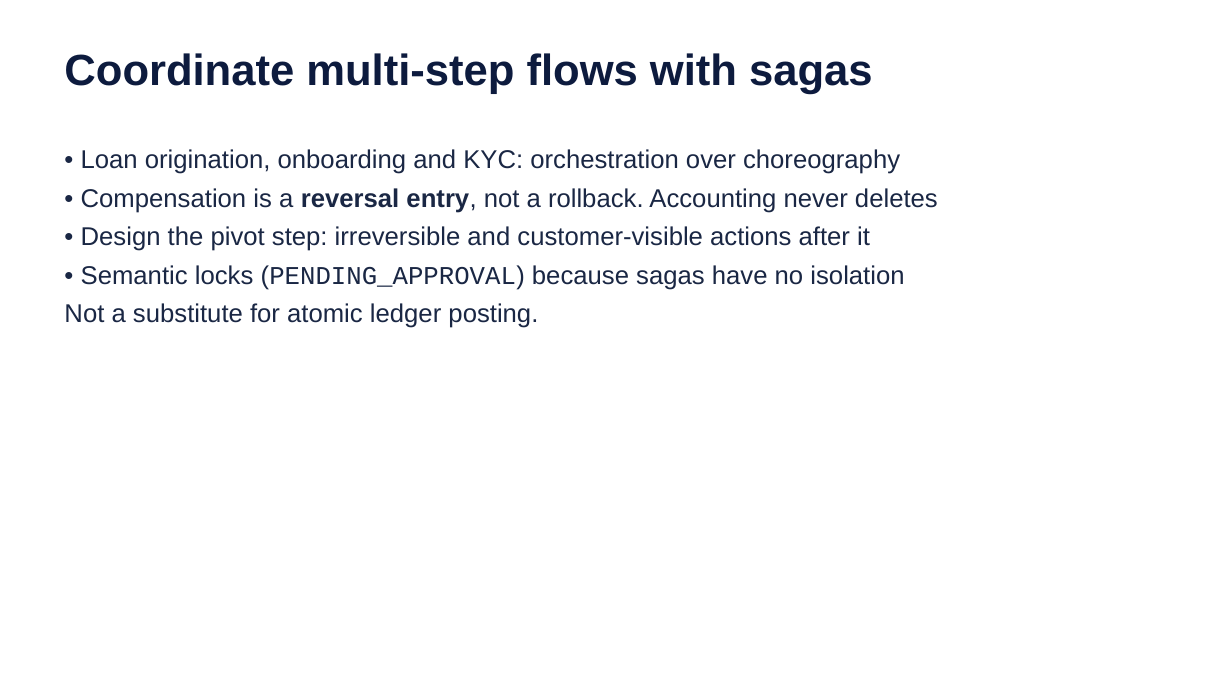
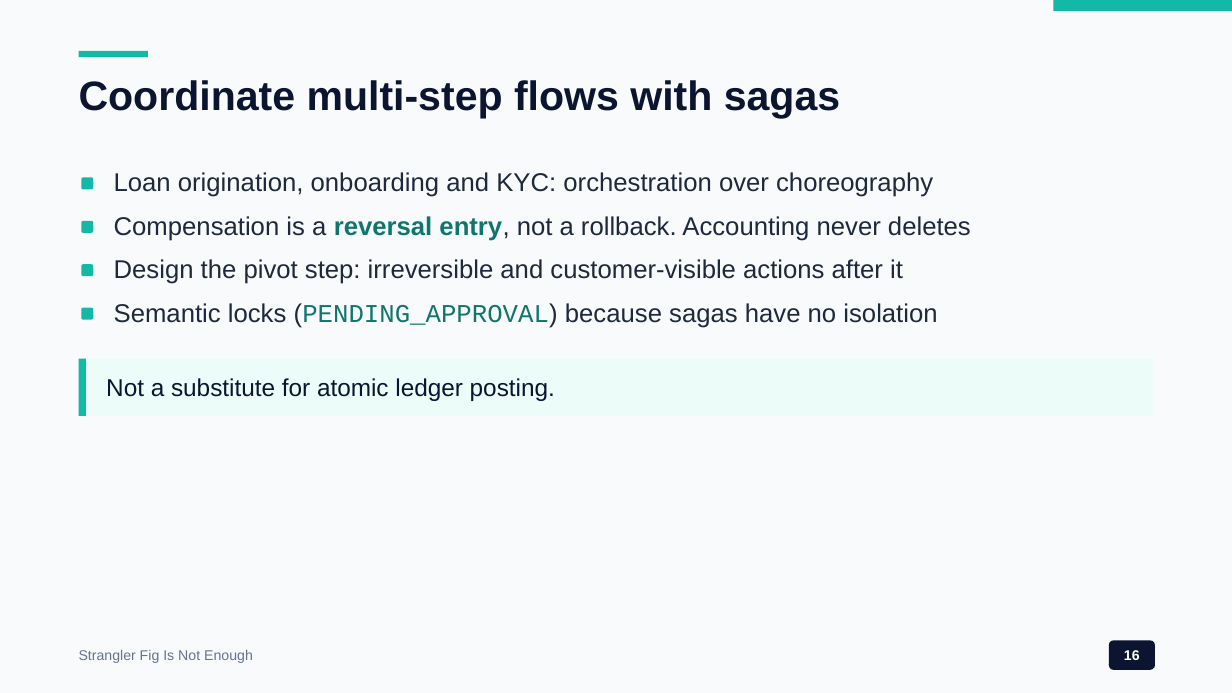
Before and after one commit to wallaceespindola/legacy-modernization-patterns, a slide deck: slide 16 of docs/presentations/legacy-modernization-patterns.pptx. Drawn at 1232x693 pixels with LibreOffice and Linux fonts; fonts in the diff are those of the drawing. Boxes give left, top, right and bottom in pixels: in the first picture for what was removed or moved away, otherwise in the second. Text is boxed around its words. In the diff, an @@ line names an element or a change of style, - is before the commit and + after.

```diff
--- a/docs/presentations/legacy-modernization-patterns.pptx
+++ b/docs/presentations/legacy-modernization-patterns.pptx
@@ background #FFFFFF to #F8FAFC @@
@@ rectangle added at (1054, 0, 1232, 11), fill #14B8A6 @@
@@ rectangle added at (79, 51, 148, 57), fill #14B8A6 @@
@@ text "Coordinate multi-step flows with sagas": place and size @@
-text "Coordinate multi-step flows with sagas" at (64, 53, 873, 94)
+text "Coordinate multi-step flows with sagas" at (79, 80, 840, 118)
@@ text "Coordinate multi-step flows with sagas" at (79, 80, 840, 118): size 34 to 32 pt, text colour #0D1B3E to #0B1530 @@
@@ text removed at (64, 149, 938, 328) @@
-• Loan origination, onboarding and KYC: orchestration over choreography
-• Compensation is a reversal entry, not a rollback. Accounting never deletes
-• Design the pivot step: irreversible and customer-visible actions after it
-• Semantic locks (PENDING_APPROVAL) because sagas have no isolation
-Not a substitute for atomic ledger posting.
@@ rounded rectangle added at (81, 177, 93, 189), fill #14B8A6 @@
@@ text added at (114, 172, 933, 197), 20 pt, text #1E293B @@
+Loan origination, onboarding and KYC: orchestration over choreography
@@ rounded rectangle added at (81, 221, 93, 233), fill #14B8A6 @@
@@ text added at (114, 216, 971, 241), 20 pt, text #1E293B @@
+Compensation is a reversal entry, not a rollback. Accounting never deletes
@@ rounded rectangle added at (81, 264, 93, 276), fill #14B8A6 @@
@@ text added at (114, 259, 903, 284), 20 pt, text #1E293B @@
+Design the pivot step: irreversible and customer-visible actions after it
@@ rounded rectangle added at (81, 308, 93, 320), fill #14B8A6 @@
@@ text added at (114, 303, 937, 328), 20 pt, text #1E293B @@
+Semantic locks (PENDING_APPROVAL) because sagas have no isolation
@@ rectangle added at (79, 359, 1153, 416), fill #ECFDF9 @@
@@ rectangle added at (79, 359, 86, 416), fill #14B8A6 @@
@@ text added at (106, 378, 555, 401), 19 pt, text #0B1530 @@
+Not a substitute for atomic ledger posting.
@@ text added at (79, 650, 253, 663), 11 pt, text #64748B @@
+Strangler Fig Is Not Enough
@@ rounded rectangle added at (1109, 640, 1155, 670), fill #0B1530, 11 pt, text #FFFFFF, bold @@
+16
```
Also in this commit, not shown: 22 other slides changed, 19 other files.
